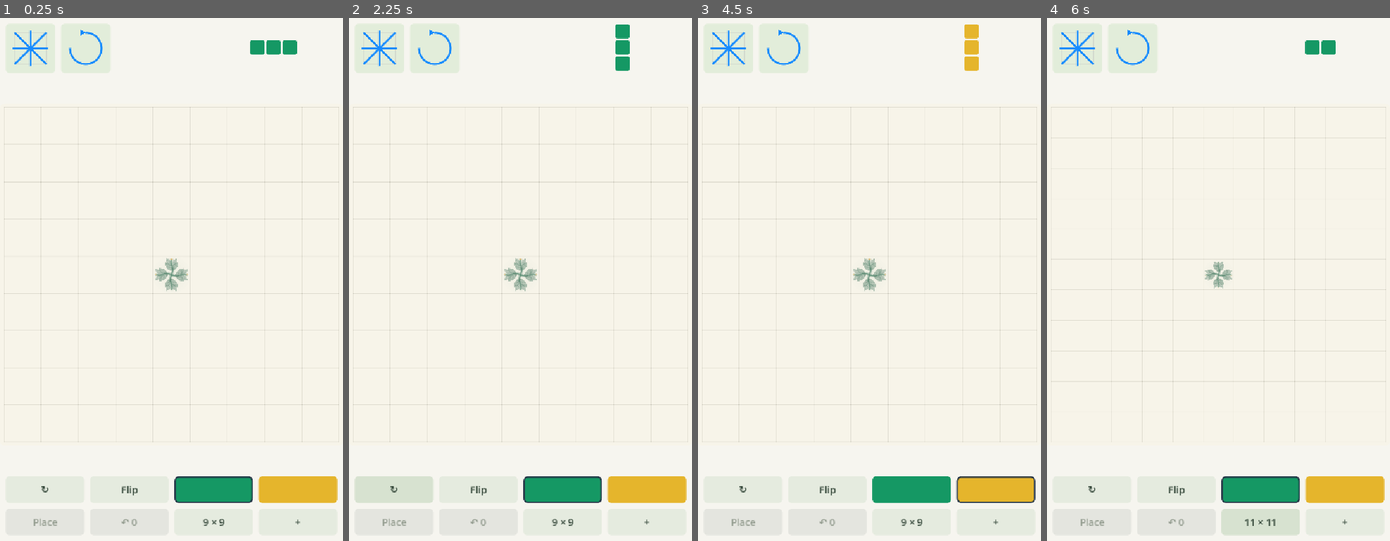
Above: before the commit, frames 1-4 (left to right).
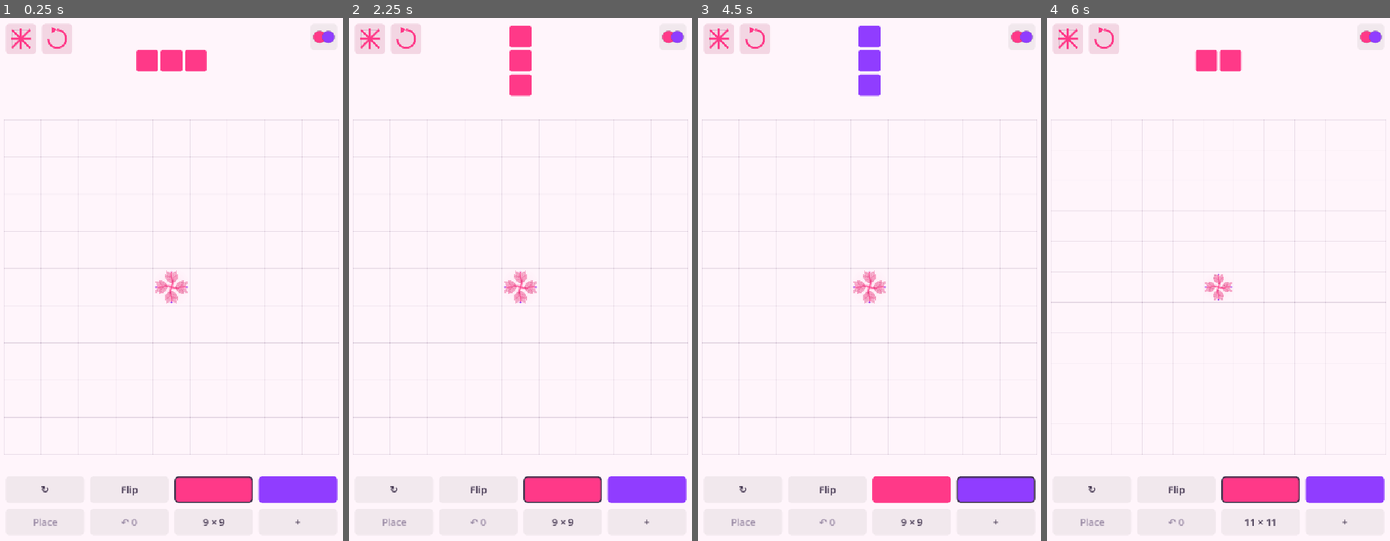
Above: after the commit, the same moments.

Repository: Shine-game/Tiles
Game: Godot game, scene res://main.tscn
Two runs of this game, one before a commit and one after it. Both use one fixed random seed, a clock stepped at 60 frames per second and the inputs below.
Inputs (mouse positions are in pixels of both pictures, inside the frame that each line leads up to):
- Up to frame 1 (0.25 s): no input
- Up to frame 2 (2.25 s): click (671, 38) at 0.52 s; click (623, 70) at 1.25 s, where only the run after the commit has a clickable "Rose / Violet"; click "↻" at 2 s
- Up to frame 3 (4.5 s): click "Flip" at 2.75 s; click (910, 488) at 3.52 s; click (996, 488) at 4.27 s
- Up to frame 4 (6 s): click "+" at 5 s; click "9 × 9" at 5.75 s

The runs differ from the first frame. In frame 1, 8.7% of the frame differs, in the area x 1-99%, y 1-93%; in frame 2, 9.9%; in frame 3, 8.7%; in frame 4, 8.7%.

Commit message:
Add five vivid palettes and enlarge the centered active piece

Diff:
--- a/scripts/board_view.gd
+++ b/scripts/board_view.gd
@@ -82,7 +82,7 @@
 		return
 	update_geometry()
 	var frame := StyleBoxFlat.new()
-	frame.bg_color = Color("f7f4e9")
+	frame.bg_color = Palette.floor_color()
 	frame.set_corner_radius_all(10)
 	draw_style_box(frame, field)
 	_draw_guides()
@@ -104,7 +104,7 @@
 
 func _draw_guides() -> void:
 	var n: int = board.size()
-	var ink := Color("8b8977")
+	var ink: Color = Palette.grid()
 	var width: float = maxf(0.9, pitch * 0.016)
 	for y in range(n):
 		for x in range(n + 1):
@@ -261,7 +261,7 @@
 		var direction := Vector2.from_angle(petal * TAU / 8)
 		_paint_leaf(center + direction * radius * 0.04, direction, radius * 0.96, radius * 0.55, Color(ink, 0.96))
 		_paint_leaf(center + direction * radius * 0.03, direction, radius * 0.72, radius * 0.25, Color(ink.lightened(0.25), 0.62))
-	draw_circle(center, radius * 0.11, Color("f7f0d5"), true, -1, true)
+	draw_circle(center, radius * 0.11, Palette.tile(flower.color), true, -1, true)
 	for i in range(8):
 		var offset := Vector2.from_angle(i * TAU / 8) * radius * 0.14
 		draw_circle(center + offset, maxf(0.35, radius * 0.022), Color(stem, 0.62), true, -1, true)
--- a/scripts/main.gd
+++ b/scripts/main.gd
@@ -6,6 +6,7 @@
 const BoardView = preload("res://scripts/board_view.gd")
 const PieceView = preload("res://scripts/piece_view.gd")
 const FloatingPiece = preload("res://scripts/floating_piece.gd")
+const PaletteChoice = preload("res://scripts/palette_choice.gd")
 const SymmetryIcon = preload("res://scripts/symmetry_icon.gd")
 var game = Game.new()
 var cells: Array = []
@@ -25,6 +26,10 @@
 var blue_button: Button
 var coral_button: Button
 var new_button: Button
+var palette_button: Button
+var palette_menu: PanelContainer
+var palette_list: Control
+var palette_options: Array = []
 var indicators: Array = []
 var size_picker: Button
 var requested_size := 9
@@ -83,6 +88,24 @@
 	undo_button = _button("↶", _undo)
 	new_button = _button("+", func(): _ask_reset(game.board.size()))
 	size_picker = _button("9 × 9", func(): _ask_reset(11 if game.board.size() == 9 else 9))
+	palette_button = PaletteChoice.new()
+	add_child(palette_button)
+	palette_button.pressed.connect(_toggle_palette_menu)
+	palette_menu = PanelContainer.new()
+	palette_menu.visible = false
+	palette_menu.z_index = 80
+	add_child(palette_menu)
+	palette_list = Control.new()
+	palette_menu.add_child(palette_list)
+	for i in range(Palette.PAIRS.size()):
+		var option = PaletteChoice.new()
+		option.pair_index = i
+		option.text = Palette.PAIRS[i].name
+		option.alignment = HORIZONTAL_ALIGNMENT_LEFT
+		option.pressed.connect(_choose_palette.bind(i))
+		palette_list.add_child(option)
+		palette_options.append(option)
+
 	floating_piece = FloatingPiece.new()
 	floating_piece.set_anchors_and_offsets_preset(Control.PRESET_FULL_RECT)
 	add_child(floating_piece)
@@ -90,7 +113,7 @@
 		control.z_index = 50
 
 func _controls() -> Array:
-	return [place_button, undo_button, rotate_button, flip_button, blue_button, coral_button, size_picker, new_button]
+	return [place_button, undo_button, rotate_button, flip_button, blue_button, coral_button, size_picker, new_button, palette_button]
 
 func _set_rect(control: Control, rect: Rect2) -> void:
 	control.position = rect.position
@@ -109,44 +132,57 @@
 	var button_height: float = clampf(minf(view.x, view.y) * 0.10, 32, 56)
 	for control: Control in _controls():
 		control.add_theme_font_size_override("font_size", clampi(roundi(button_height * 0.35), 11, 20))
-	var top: Rect2
+	var landscape: bool = view.x > view.y * 1.15
+	# Retain the old preview bounds only as a reference for exact 1.5x scaling.
+	var legacy_height: float = minf(104, view.y * 0.28) if landscape else clampf(view.y * 0.10, 60, 104)
+	var legacy_width: float = view.x - minf(view.y - 2 * pad, view.x * 0.58) - 3 * pad if landscape else view.x - 2 * pad
+	piece_view.reference_size = Vector2(legacy_width * 0.38, legacy_height)
+	var top_height: float = legacy_height * 1.5
+	var top := Rect2(pad, pad, view.x - 2 * pad, top_height)
 	var tools: Rect2
 	var actions: Rect2
-	if view.x > view.y * 1.15:
-		# Wide screens put controls beside the board, rather than below it.
-		var side: float = minf(view.y - 2 * pad, view.x * 0.58)
-		_set_rect(board_view, Rect2(Vector2(pad, (view.y - side) / 2), Vector2.ONE * side))
+	if landscape:
+		var side: float = minf(view.y - top.end.y - 2 * pad, view.x * 0.58)
+		_set_rect(board_view, Rect2(Vector2(pad, top.end.y + pad), Vector2.ONE * side))
 		var panel_x: float = side + 2 * pad
 		var panel_width: float = view.x - panel_x - pad
-		var top_height: float = minf(104, view.y * 0.28)
-		var group_height: float = top_height + 2 * button_height + 2 * pad
-		var y: float = (view.y - group_height) / 2
-		top = Rect2(panel_x, y, panel_width, top_height)
-		tools = Rect2(panel_x, top.end.y + pad, panel_width, button_height)
+		var y: float = top.end.y + pad + (side - 2 * button_height - pad) / 2
+		tools = Rect2(panel_x, y, panel_width, button_height)
 		actions = Rect2(panel_x, tools.end.y + pad, panel_width, button_height)
 	else:
-		var top_height: float = clampf(view.y * 0.10, 60, 104)
-		top = Rect2(pad, pad, view.x - 2 * pad, top_height)
 		actions = Rect2(pad, view.y - pad - button_height, view.x - 2 * pad, button_height)
 		tools = Rect2(pad, actions.position.y - pad - button_height, view.x - 2 * pad, button_height)
 		var space: float = tools.position.y - top.end.y - 2 * pad
 		var side: float = maxf(1, minf(view.x, space))
 		_set_rect(board_view, Rect2(Vector2((view.x - side) / 2, top.end.y + pad + (space - side) / 2), Vector2.ONE * side))
-	var icon_side: float = minf(top.size.y, top.size.x * 0.23)
-	for i in range(2):
-		_set_rect(indicators[i].panel, Rect2(top.position + Vector2(i * (icon_side + pad), 0), Vector2.ONE * icon_side))
-	var piece_width: float = top.size.x * 0.38
-	_set_rect(piece_view, Rect2(top.end.x - piece_width, top.position.y, piece_width, top.size.y))
+	var group_width: float
+	if view.x >= 600:
+		var icon_side: float = minf(64, top.size.y)
+		for i in range(2):
+			_set_rect(indicators[i].panel, Rect2(top.position + Vector2(i * (icon_side + pad), 0), Vector2.ONE * icon_side))
+		group_width = icon_side * 2 + pad
+	else:
+		var icon_side: float = minf((top.size.y - pad) / 2, view.x * 0.15)
+		for i in range(2):
+			_set_rect(indicators[i].panel, Rect2(top.position + Vector2(0, i * (icon_side + pad)), Vector2.ONE * icon_side))
+		group_width = icon_side
+	var palette_size: float = maxf(32, button_height)
+	_set_rect(palette_button, Rect2(view.x - pad - palette_size, pad, palette_size, palette_size))
+	var reserve: float = maxf(group_width, palette_size) + 2 * pad
+	_set_rect(piece_view, Rect2(reserve, top.position.y, view.x - 2 * reserve, top.size.y))
+	_layout_palette_menu(pad)
 	_layout_row([rotate_button, flip_button, blue_button, coral_button], tools, pad)
 	_layout_row([place_button, undo_button, size_picker, new_button], actions, pad)
 	# Update geometry immediately so an in-progress drag survives a resize.
 	board_view.update_geometry()
 	board_view.queue_redraw()
 	piece_view.queue_redraw()
+	queue_redraw()
 	if has_hover:
 		_update_floating_position()
 
 func _refresh() -> void:
+	_refresh_theme()
 	board_view.sync_board(game.board)
 	piece_view.cells = [] if game.over else cells
 	piece_view.color = game.current_color
@@ -158,10 +194,10 @@
 	for button: Button in [blue_button, coral_button]:
 		var chosen: bool = (button == blue_button) == (game.current_color == Rules.BLUE)
 		button.set_pressed_no_signal(chosen)
-		var ink := Palette.BLUE if button == blue_button else Palette.CORAL
+		var ink: Color = Palette.tile(1 if button == blue_button else 2)
 		var style := _style(ink)
 		style.set_border_width_all(3 if chosen else 0)
-		style.border_color = Color("243446")
+		style.border_color = Color("101a30") if ink.get_luminance() > 0.7 else (Color.WHITE if Palette.dark() else Palette.text())
 		for state in ["normal", "hover", "pressed", "hover_pressed"]:
 			button.add_theme_stylebox_override(state, style)
 	_preview()
@@ -176,7 +212,7 @@
 		var indicator: Dictionary = indicators[i]
 		indicator.icon.available = available
 		indicator.icon.queue_redraw()
-		indicator.panel.add_theme_stylebox_override("panel", _style(Color("e2edda") if lit else Color("e5e4dc")))
+		indicator.panel.add_theme_stylebox_override("panel", _style(Palette.controls().lerp(Palette.tile(1), 0.10) if lit else Palette.controls()))
 
 func _preview() -> void:
 	floating_piece.cells = cells if has_hover and not game.over else []
@@ -210,7 +246,7 @@
 	_preview()
 
 func _start_drag(point: Vector2, id: int) -> bool:
-	if game.over or dragging:
+	if game.over or dragging or palette_menu.visible:
 		return false
 	for control: Control in _controls():
 		if control.get_global_rect().has_point(point):
@@ -229,6 +265,12 @@
 	return true
 
 func _input(event: InputEvent) -> void:
+	var pointer_pressed: bool = (event is InputEventScreenTouch and event.pressed) or (event is InputEventMouseButton and event.pressed)
+	if palette_menu.visible and pointer_pressed:
+		if not palette_menu.get_global_rect().has_point(event.position) and not palette_button.get_global_rect().has_point(event.position):
+			palette_menu.hide()
+			get_viewport().set_input_as_handled()
+			return
 	if event is InputEventScreenTouch:
 		if event.pressed:
 			if _start_drag(event.position, event.index):
@@ -300,6 +342,7 @@
 	_reset()
 
 func _reset() -> void:
+	palette_menu.hide()
 	game = Game.new(requested_size)
 	board_view.show_settled(game.board)
 	cells = game.piece().cells
@@ -307,8 +350,62 @@
 	_clear_selection()
 	_refresh()
 
+func _draw() -> void:
+	draw_rect(Rect2(Vector2.ZERO, size), Palette.background())
+
+func _layout_palette_menu(pad: float) -> void:
+	var row_height: float = clampf(size.y * 0.09, 30, 44)
+	var width: float = minf(260, size.x - 2 * pad)
+	var height: float = row_height * Palette.PAIRS.size() + 4 * (Palette.PAIRS.size() - 1) + 12
+	var y: float = minf(palette_button.get_rect().end.y + pad, size.y - pad - height)
+	_set_rect(palette_menu, Rect2(size.x - pad - width, maxf(pad, y), width, height))
+	for i in range(palette_options.size()):
+		_set_rect(palette_options[i], Rect2(0, i * (row_height + 4), width - 12, row_height))
+		palette_options[i].add_theme_font_size_override("font_size", clampi(roundi(row_height * 0.36), 11, 16))
+
+func _refresh_theme() -> void:
+	for button: Button in [rotate_button, flip_button, place_button, undo_button, size_picker, new_button, palette_button]:
+		for state in ["normal", "hover", "pressed", "disabled"]:
+			var ink: Color = Palette.controls().lightened(0.04 if state == "hover" or state == "pressed" else 0)
+			button.add_theme_stylebox_override(state, _style(ink))
+		for state in ["font_color", "font_hover_color", "font_pressed_color"]:
+			button.add_theme_color_override(state, Palette.text())
+		button.add_theme_color_override("font_disabled_color", Palette.muted())
+	var menu_style := _style(Palette.controls())
+	menu_style.set_border_width_all(1)
+	menu_style.border_color = Color(Palette.text(), 0.20)
+	palette_menu.add_theme_stylebox_override("panel", menu_style)
+	for i in range(palette_options.size()):
+		var option: Button = palette_options[i]
+		var style := _style(Palette.background())
+		style.set_border_width_all(2 if i == Palette.selected_index else 0)
+		style.border_color = Palette.tile(1)
+		for state in ["normal", "hover", "pressed"]:
+			option.add_theme_stylebox_override(state, style)
+			option.add_theme_color_override("font_color", Palette.text())
+			option.add_theme_color_override("font_hover_color", Palette.text())
+			option.add_theme_color_override("font_pressed_color", Palette.text())
+		option.queue_redraw()
+	palette_button.queue_redraw()
+	queue_redraw()
+
+func _toggle_palette_menu() -> void:
+	palette_menu.visible = not palette_menu.visible
+
+func _choose_palette(index: int) -> void:
+	if Palette.select(index):
+		palette_menu.hide()
+		_refresh()
+		board_view.queue_redraw()
+		for indicator: Dictionary in indicators:
+			indicator.icon.queue_redraw()
+
 func _unhandled_key_input(event: InputEvent) -> void:
 	if event is InputEventKey and event.pressed and not event.echo:
+		if event.keycode == KEY_ESCAPE and palette_menu.visible:
+			palette_menu.hide()
+			get_viewport().set_input_as_handled()
+			return
 		match event.keycode:
 			KEY_R: _rotate()
 			KEY_F: _flip()
--- a/scripts/palette.gd
+++ b/scripts/palette.gd
@@ -1,21 +1,53 @@
 class_name TilePalette
 extends RefCounted
 
-# Keep stable logical IDs; the flora palette now uses green and yellow.
-const BLUE := Color("159864")
-const CORAL := Color("e5b52c")
+# Logical cell IDs remain 1/2; changing a palette never changes the puzzle.
+const PAIRS = [
+	{"name": "Rose / Violet", "colors": [Color("ff3988"), Color("903dff")], "floor": Color("fff5fb")},
+	{"name": "Blue / Snow", "colors": [Color("238bff"), Color("ffffff")], "floor": Color("14253f")},
+	{"name": "Violet / Snow", "colors": [Color("aa44ff"), Color("ffffff")], "floor": Color("261b3f")},
+	{"name": "Rose / Snow", "colors": [Color("ff438f"), Color("ffffff")], "floor": Color("351b34")},
+	{"name": "Blue / Rose", "colors": [Color("246bff"), Color("ff45a0")], "floor": Color("f5f3ff")},
+]
 const INVALID := Color("96999c")
 const INVALID_BORDER := Color("6f7377")
+static var selected_index := 0
+
+static func select(index: int) -> bool:
+	if index < 0 or index >= PAIRS.size():
+		return false
+	selected_index = index
+	return true
 
 static func tile(color: int) -> Color:
-	return BLUE if color == 1 else CORAL
+	return PAIRS[selected_index].colors[0 if color == 1 else 1]
 
 static func accent(color: int) -> Color:
-	return CORAL if color == 1 else BLUE
+	return tile(3 - color)
 
-# The logical colors stay distinct in the controls; the artwork uses softer pigments.
 static func pigment(color: int) -> Color:
-	return Color("5a8c73") if color == 1 else Color("c29a53")
+	return tile(color)
 
 static func blossom(color: int) -> Color:
-	return Color("e3bd73") if color == 1 else Color("8bad93")
+	return accent(color)
+
+static func floor_color() -> Color:
+	return PAIRS[selected_index].floor
+
+static func dark() -> bool:
+	return floor_color().get_luminance() < 0.4
+
+static func background() -> Color:
+	return floor_color().darkened(0.06) if dark() else floor_color()
+
+static func controls() -> Color:
+	return floor_color().lightened(0.10) if dark() else floor_color().darkened(0.055)
+
+static func text() -> Color:
+	return Color("f7f2ff") if dark() else Color("40334d")
+
+static func muted() -> Color:
+	return Color("8794ae") if dark() else Color("9b8ca6")
+
+static func grid() -> Color:
+	return Color("bbc9e4") if dark() else Color("947c9c")
--- /dev/null
+++ b/scripts/palette_choice.gd
@@ -0,0 +1,18 @@
+extends Button
+
+const Palette = preload("res://scripts/palette.gd")
+# -1 is the compact top-right button; options point to their fixed pair.
+var pair_index := -1
+
+func _ready() -> void:
+	resized.connect(queue_redraw)
+
+func _draw() -> void:
+	var index: int = Palette.selected_index if pair_index < 0 else pair_index
+	var colors: Array = Palette.PAIRS[index].colors
+	var radius: float = minf(size.x, size.y) * (0.22 if pair_index < 0 else 0.17)
+	var center := size / 2 if pair_index < 0 else Vector2(size.x - radius * 3.4, size.y / 2)
+	for i in range(2):
+		var point: Vector2 = center + Vector2((i - 0.5) * radius * 1.5, 0)
+		draw_circle(point, radius + 0.8, Color(Palette.text(), 0.35), true, -1, true)
+		draw_circle(point, radius, colors[i], true, -1, true)
--- a/scripts/piece_view.gd
+++ b/scripts/piece_view.gd
@@ -3,6 +3,8 @@
 const Palette = preload("res://scripts/palette.gd")
 var cells: Array = []
 var color := 1
+var reference_size := Vector2(160, 104)
+const ENLARGEMENT := 1.5
 
 func _ready() -> void:
 	mouse_filter = Control.MOUSE_FILTER_IGNORE
@@ -12,9 +14,12 @@
 	var extent := Vector2i.ZERO
 	for cell: Vector2i in cells:
 		extent = extent.max(cell + Vector2i.ONE)
-	var unit: float = minf(34, minf(size.x / extent.x, size.y / extent.y))
-	var origin := (size - Vector2(extent) * unit) / 2
-	return {"origin": origin, "unit": unit}
+	var original_unit: float = minf(34, minf(reference_size.x / extent.x, reference_size.y / extent.y))
+	var unit: float = minf(original_unit * ENLARGEMENT, minf(size.x / extent.x, size.y / extent.y))
+	var scale: float = unit / original_unit
+	var drawn_size: Vector2 = Vector2(extent) * unit - Vector2.ONE * 4 * scale
+	var origin := (size - drawn_size) / 2
+	return {"origin": origin, "unit": unit, "scale": scale}
 
 func cell_at(point: Vector2) -> Vector2i:
 	if cells.is_empty():
@@ -32,4 +37,4 @@
 		var style := StyleBoxFlat.new()
 		style.bg_color = Palette.tile(color)
 		style.set_corner_radius_all(4)
-		draw_style_box(style, Rect2(layout.origin + Vector2(cell) * layout.unit, Vector2.ONE * (layout.unit - 4)))
+		draw_style_box(style, Rect2(layout.origin + Vector2(cell) * layout.unit, Vector2.ONE * (layout.unit - 4 * layout.scale)))
--- a/scripts/symmetry_icon.gd
+++ b/scripts/symmetry_icon.gd
@@ -1,4 +1,6 @@
 extends Control
+
+const Palette = preload("res://scripts/palette.gd")
 
 var rotational := false
 var available: Array = [true, true, true, true]
@@ -10,15 +12,15 @@
 func _draw() -> void:
 	var center := size / 2
 	var radius: float = minf(size.x, size.y) * 0.36
-	var active := Color("168bff")
-	var inactive := Color("b9bcb7")
+	var active: Color = Palette.tile(1)
+	var inactive: Color = Palette.muted()
 	if rotational:
 		var ink: Color = active if available.any(func(value): return value) else inactive
 		draw_arc(center, radius, -PI / 2, PI, 40, ink, 4, true)
 		var tip := center + Vector2(0, -radius)
 		draw_colored_polygon(PackedVector2Array([tip, tip + Vector2(-12, -7), tip + Vector2(-12, 7)]), ink)
 	else:
-		draw_rect(Rect2(center - Vector2.ONE * radius, Vector2.ONE * radius * 2), Color("d3d9ce"), false, 1)
+		draw_rect(Rect2(center - Vector2.ONE * radius, Vector2.ONE * radius * 2), Color(Palette.text(), 0.20), false, 1)
 		var directions := [Vector2(0, 1), Vector2(1, 0), Vector2(1, -1).normalized(), Vector2(1, 1).normalized()]
 		# Paint inactive axes first, so remaining axes stay clear at intersections.
 		for enabled in [false, true]:
--- a/tests/render_growth.gd
+++ b/tests/render_growth.gd
@@ -1,12 +1,18 @@
 # Optional visual review tool. Run on a graphical display; output is ignored by Git.
 extends SceneTree
 
+const Palette = preload("res://scripts/palette.gd")
 const Rules = preload("res://scripts/rules.gd")
 
 func _initialize() -> void:
 	_run.call_deferred()
 
 func _run() -> void:
+	var explicit_palette := -1
+	for arg: String in OS.get_cmdline_user_args():
+		if arg.begins_with("--palette="):
+			explicit_palette = arg.get_slice("=", 1).to_int()
+			Palette.select(explicit_palette)
 	root.size = Vector2i(720, 1100)
 	var scene = load("res://main.tscn").instantiate()
 	root.add_child(scene)
@@ -35,6 +41,8 @@
 	scene.has_hover = true
 	scene._refresh()
 	var prefix: String = "dense-growth" if dense else "growth"
+	if explicit_palette >= 0:
+		prefix += "-palette-%d" % explicit_palette
 	DirAccess.make_dir_recursive_absolute("res://build/" + prefix + "-frames")
 	FileAccess.open("res://build/.gdignore", FileAccess.WRITE).close()
 	for i in range(48):
@@ -47,6 +55,11 @@
 		if i >= 6:
 			scene.board_view.advance_growth(1.0 / 30.0)
 	root.get_texture().get_image().save_png("res://build/" + prefix + "-preview.png")
+	scene._toggle_palette_menu()
+	await process_frame
+	await RenderingServer.frame_post_draw
+	root.get_texture().get_image().save_png("res://build/" + prefix + "-palettes.png")
+	scene.palette_menu.hide()
 	print("Captured 48 frames; Place triggered the new growth. Resolved: ", not scene.board_view.growing)
 	scene.queue_free()
 	await process_frame
--- a/tests/test_ui.gd
+++ b/tests/test_ui.gd
@@ -39,6 +39,28 @@
 	root.add_child(scene)
 	for i in range(4):
 		await process_frame
+	check(scene.palette_options.size() == 5, "palette button offers exactly five pairs")
+	check(scene.palette_button.get_global_rect().get_center().x > scene.get_viewport_rect().size.x * 0.8, "palette button is at top right")
+	check(scene.palette_button.position.y < 30, "palette button sits at the top edge")
+	check(absf(scene.piece_view.get_global_rect().get_center().x - scene.get_viewport_rect().size.x / 2) < 1, "active piece is centered at top")
+	var unchanged_board: Array = scene.game.board.duplicate(true)
+	for i in range(5):
+		touch(scene, scene.palette_button.get_global_rect().get_center(), true)
+		touch(scene, scene.palette_button.get_global_rect().get_center(), false)
+		check(scene.palette_menu.visible, "touch opens palette choices")
+		await process_frame
+		touch(scene, scene.palette_options[i].get_global_rect().get_center(), true)
+		touch(scene, scene.palette_options[i].get_global_rect().get_center(), false)
+		check(Palette.selected_index == i and not scene.palette_menu.visible, "touch selects each palette and closes choices")
+		check(scene.game.board == unchanged_board, "palette selection preserves logical cell colors")
+		check(Palette.pigment(1) == Palette.tile(1) and Palette.blossom(1) == Palette.tile(2), "pure palette reaches vines and inverted flowers")
+		for color: Color in Palette.PAIRS[i].colors:
+			check(is_equal_approx(color.v, 1), "palette colors have full brightness")
+			check(color == Color.WHITE or color.s > 0.7, "palette colors are saturated or pure snow white")
+		if Palette.PAIRS[i].colors.has(Color.WHITE):
+			check(Palette.dark() and Palette.floor_color().get_luminance() < 0.3, "snow-white artwork has a contrasting field")
+	check(not Palette.select(-1) and not Palette.select(5), "invalid palette indices are rejected")
+	scene._choose_palette(0)
 	check(scene.indicators.size() == 2, "exactly two symmetry graphics")
 	check(scene.indicators[0].icon.available == [true, true, true, true], "reflection graphic lights all four initial axes")
 	check(scene.indicators[1].icon.available == [true, true, true], "rotation graphic initially available")
@@ -110,6 +132,12 @@
 	scene._place()
 	check(scene.game.moves == committed_moves, "controller rejects early placement even without a button click")
 	var committed_flowers: int = scene.board_view.pattern.flowers.size()
+	var growth_clock: float = scene.board_view.clock
+	scene._choose_palette(1)
+	check(scene.board_view.growing and is_equal_approx(scene.board_view.clock, growth_clock), "palette switching does not restart active growth")
+	check(scene.place_button.disabled, "palette switching cannot bypass growth gate")
+	scene._choose_palette(0)
+
 	scene._flip()
 	scene._choose_color(3 - scene.game.current_color)
 	check(scene.board_view.pattern.flowers.size() == committed_flowers, "preview changes never mutate committed growth")
@@ -211,6 +239,14 @@
 		root.size = dimensions
 		for i in range(4):
 			await process_frame
+		check(absf(scene.piece_view.get_global_rect().get_center().x - scene.get_viewport_rect().size.x / 2) < 1, "piece remains centered at " + str(dimensions))
+		scene._toggle_palette_menu()
+		await process_frame
+		var menu_bounds := Rect2(Vector2.ZERO, scene.get_viewport_rect().size).grow(1)
+		check(menu_bounds.encloses(scene.palette_menu.get_global_rect()), "palette choices fit without scrolling at " + str(dimensions))
+		for option: Button in scene.palette_options:
+			check(menu_bounds.encloses(option.get_global_rect()), "every palette row is visible at " + str(dimensions))
+		scene.palette_menu.hide()
 		var bounds := Rect2(Vector2.ZERO, scene.get_viewport_rect().size).grow(1)
 		for control: Control in scene._controls() + [scene.board_view, scene.piece_view, scene.indicators[0].panel, scene.indicators[1].panel]:
 			check(bounds.encloses(control.get_global_rect()), "every element fits " + str(dimensions))
@@ -218,7 +254,19 @@
 		for first in range(scene._controls().size()):
 			for second in range(first + 1, scene._controls().size()):
 				check(not scene._controls()[first].get_global_rect().intersects(scene._controls()[second].get_global_rect()), "controls do not overlap at " + str(dimensions))
+	root.size = Vector2i(720, 1100)
+	for i in range(4):
+		await process_frame
+	scene.cells = Rules.PIECES.J.cells
+	scene._refresh()
+	check(absf(scene.piece_view.geometry().unit - 51) < 0.01, "normal source squares grow from 34 to 51 pixels, exactly 50 percent")
+	check(absf((scene.piece_view.geometry().unit - 4 * scene.piece_view.geometry().scale) - 45) < 0.01, "filled square and its gap scale together by 50 percent")
+	scene.cells = Rules.rotate(Rules.PIECES.I.cells)
+	scene._refresh()
+	check(absf(scene.piece_view.geometry().unit - 39) < 0.01, "vertical I grows from 26 to 39 pixels without clipping")
 	root.size = original_window_size
+	scene.cells = scene.game.piece().cells
+	scene._refresh()
 	for i in range(4):
 		await process_frame
 	if DisplayServer.get_name() != "headless":
Not shown, added: scripts/palette_choice.gd.uid
